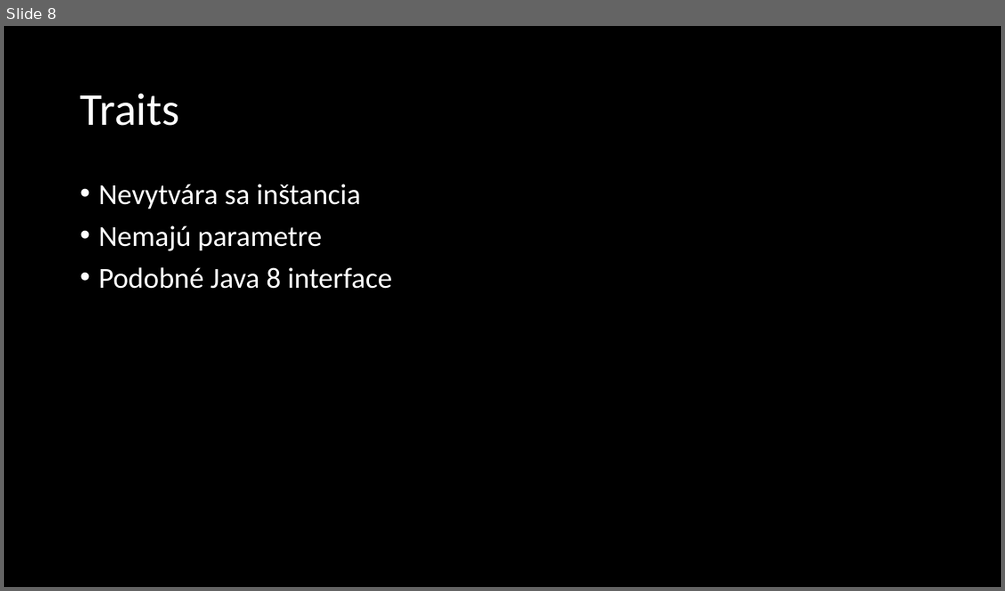
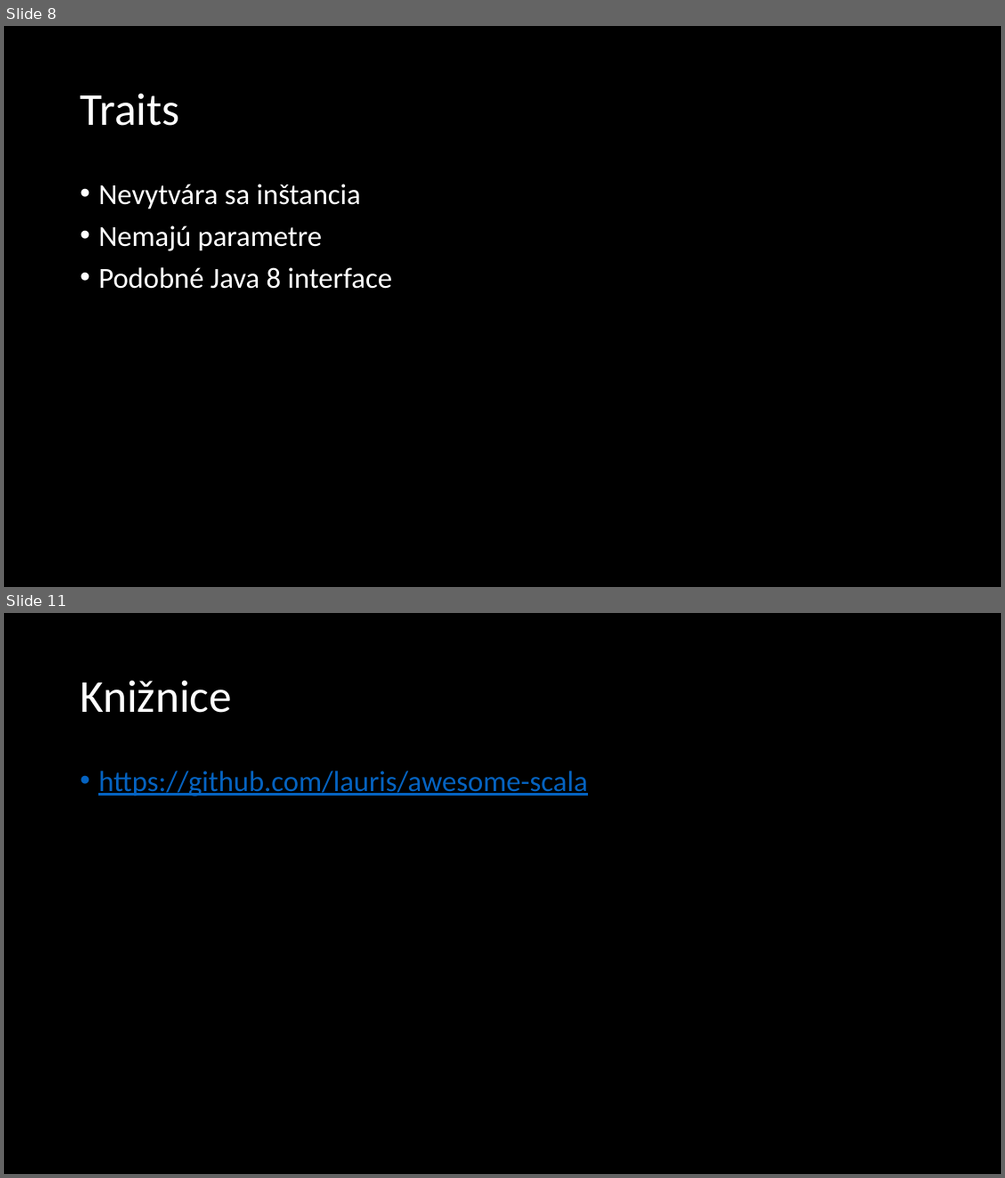
Before and after one commit to mihalikv/scala-project, a slide deck: Scala.pptx. Shown one above the other, each under a label of ours: slide 8 before the commit, slides 8 and 11 after it; the slides between them are not shown. The pictures are 1005x591 and 1005x1178 pixels, drawn with LibreOffice and Linux fonts; fonts in the diff are those of the drawing. Boxes give left, top, right and bottom in pixels: in the first picture for what was removed or moved away, otherwise in the second. Text is boxed around its words. In the diff, an @@ line names an element or a change of style, - is before the commit and + after.

```diff
--- a/Scala.pptx
+++ b/Scala.pptx
@@ slide 11 added at <box>4,613,1001,1174</box>, background #000000 @@
@@ title added at <box>80,680,232,713</box>, 44 pt, text #FFFFFF @@
+Knižnice
@@ text added at <box>98,771,587,796</box>, 28 pt, text #0563C1, underline @@
+• https://github.com/lauris/awesome-scala
```
Also in this commit, not shown: 4 slides changed, 5 other slides added, 1 other file.
